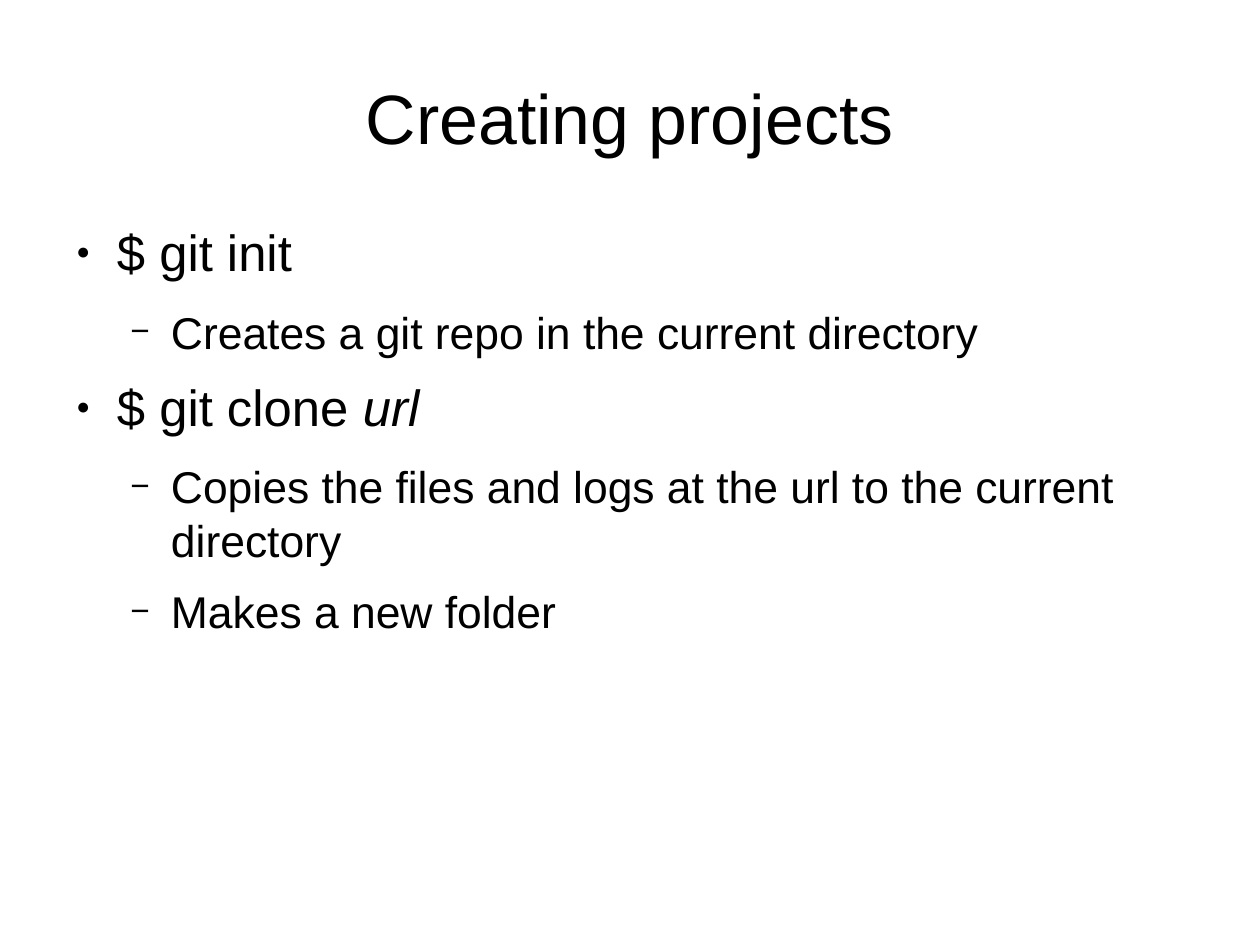
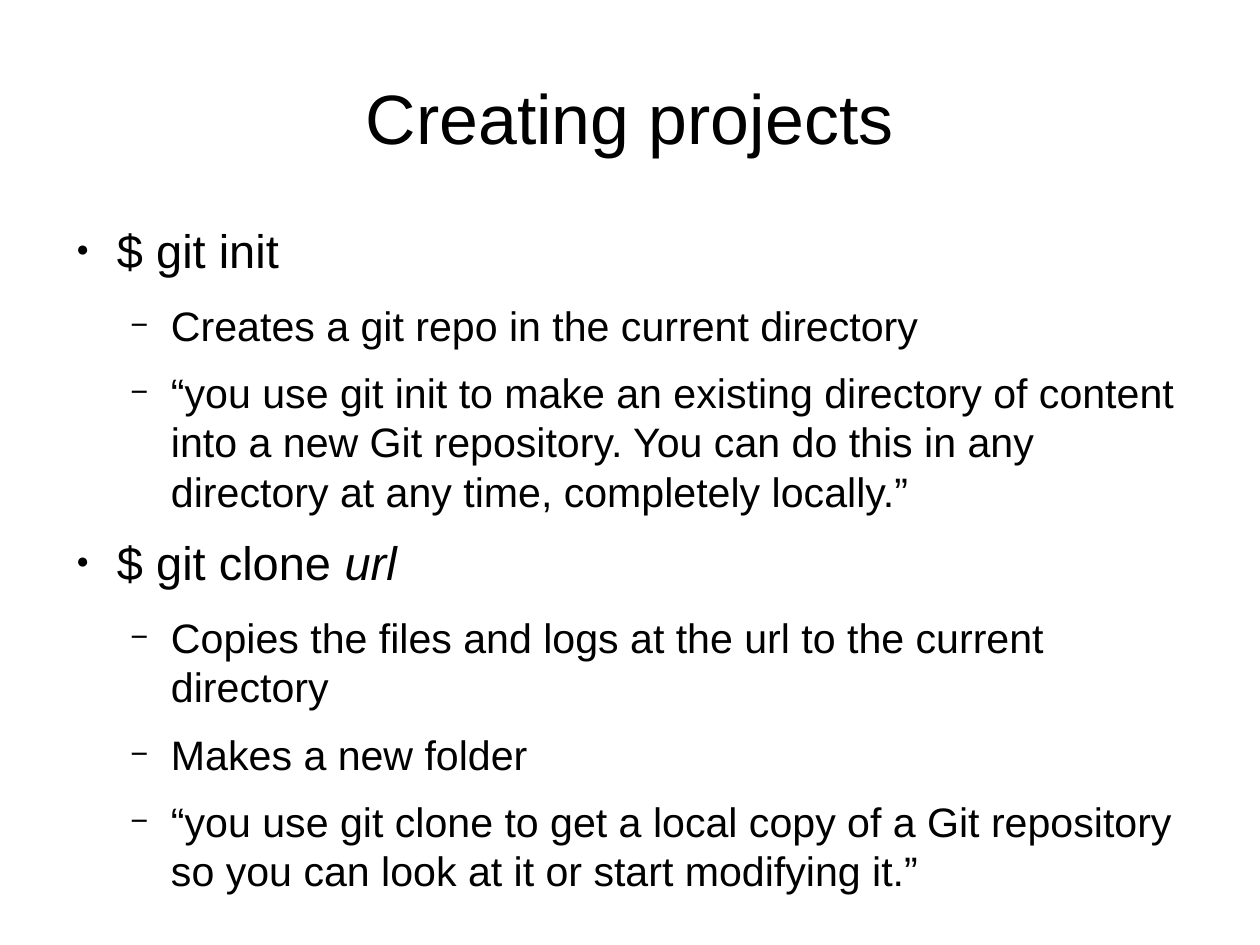
Before and after one commit to UMKCRobotics/Chris-Git-Presentation, a slide deck: slide 12 of presentation.odp (slide 11 before the commit). Drawn at 1260x945 pixels with LibreOffice and Linux fonts; fonts in the diff are those of the drawing. Boxes give left, top, right and bottom in pixels: in the first picture for what was removed or moved away, otherwise in the second. Text is boxed around its words. In the diff, an @@ line names an element or a change of style, - is before the commit and + after.

```diff
--- a/presentation.odp
+++ b/presentation.odp
@@ text at [156,234,1044,771]: size 32 to 29.6 pt in "$ git init", "$ git clone url"; size 28 to 25.9 pt in "Creates a git repo in the current ...", "Copies the files and logs at the ...", "Makes a new folder" @@
@@ text at [171,378,1174,515]: paragraph added @@
+  − “you use git init to make an existing directory of content into a new Git repository. You can do this in any directory at any time, completely locally.”
@@ text at [171,807,1172,895]: paragraph added @@
+  − “you use git clone to get a local copy of a Git repository so you can look at it or start modifying it.”
```
Also in this commit, not shown: 11 other slides changed, 1 slide added.
